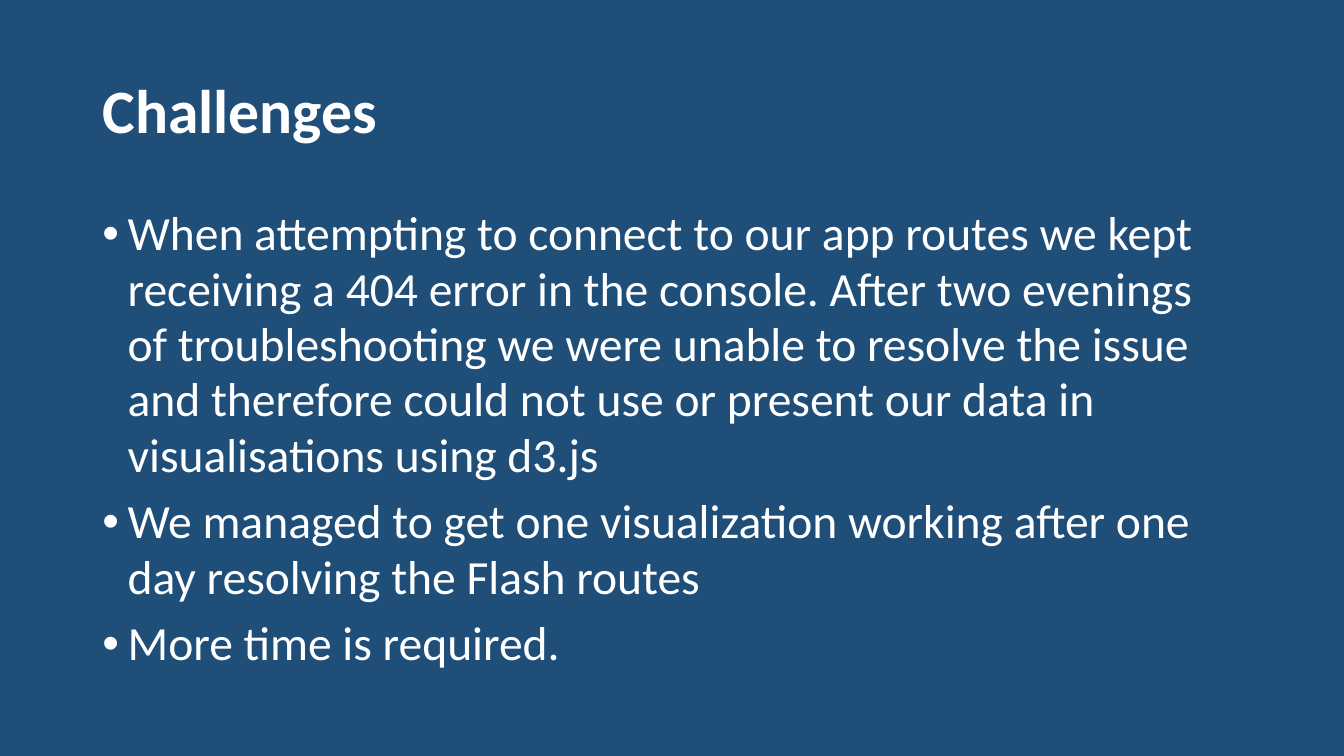
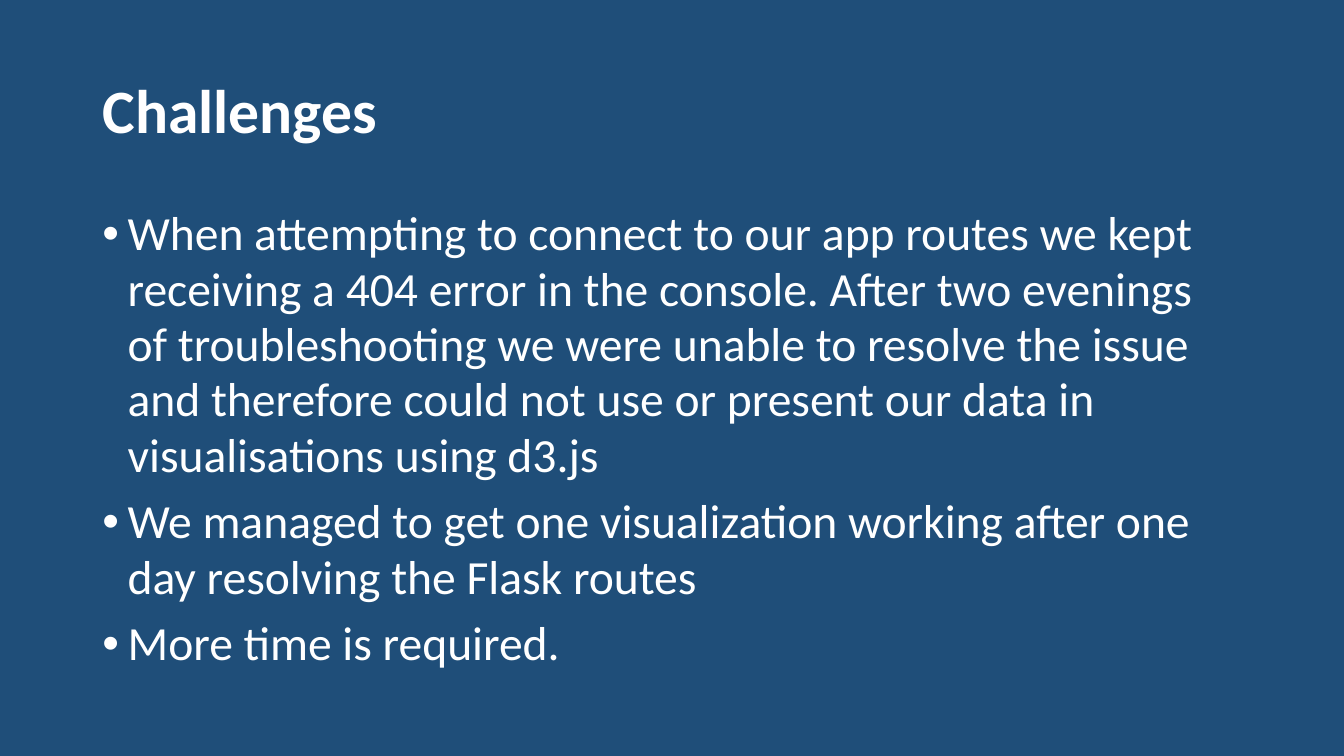
Before and after one commit to gmcglinn41/Cryptocurrency_Analysis, a slide deck: slide 13 of resources/Cryptocurrency Project 2.pptx. Drawn at 1344x756 pixels with LibreOffice and Linux fonts; fonts in the diff are those of the drawing. Boxes give left, top, right and bottom in pixels: in the first picture for what was removed or moved away, otherwise in the second. Text is boxed around its words. In the diff, an @@ line names an element or a change of style, - is before the commit and + after.

```diff
--- a/resources/Cryptocurrency Project 2.pptx
+++ b/resources/Cryptocurrency Project 2.pptx
@@ text at <box>128,505,1190,602</box>: text changed @@
-• We managed to get one visualization working after one day resolving the Flash routes
+• We managed to get one visualization working after one day resolving the Flask routes
```
Also in this commit, not shown: 7 other files.
